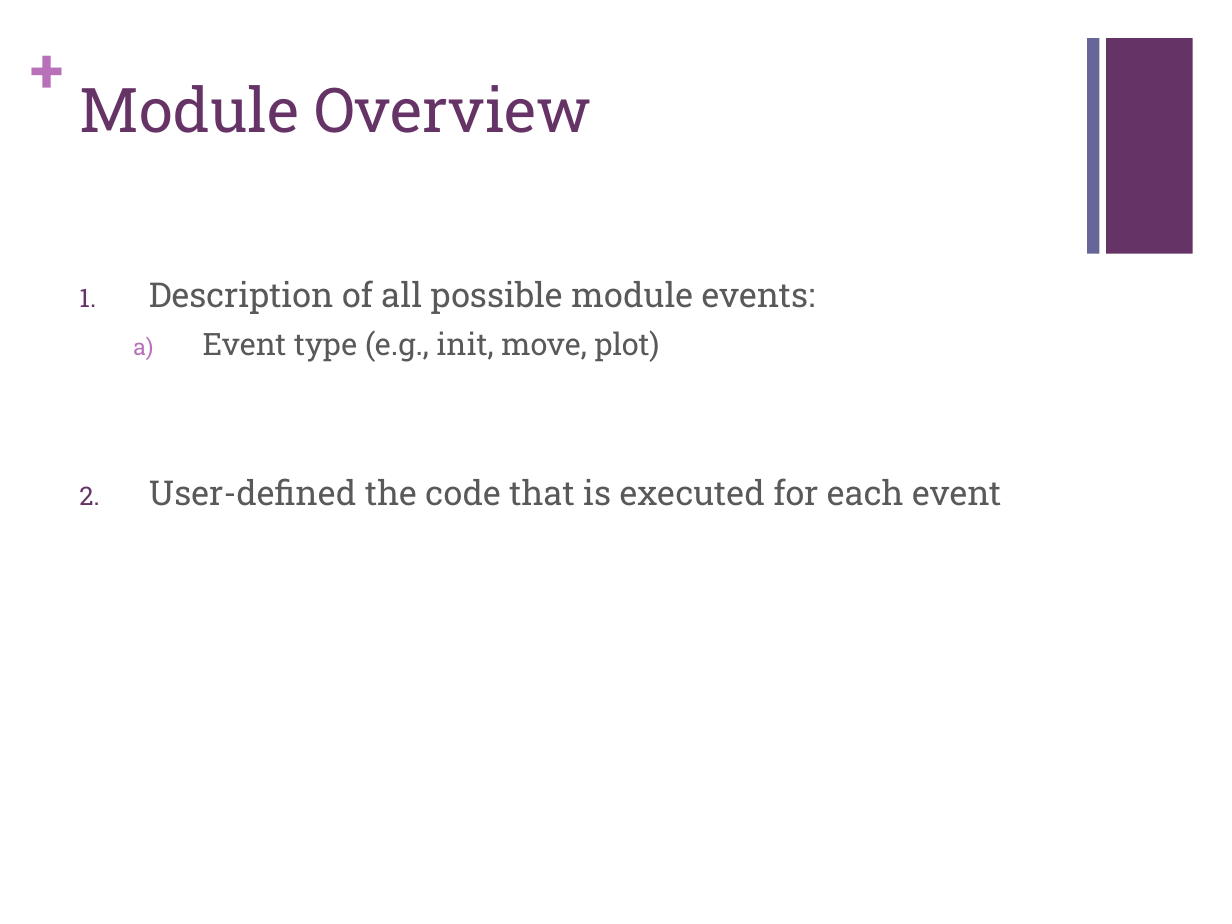
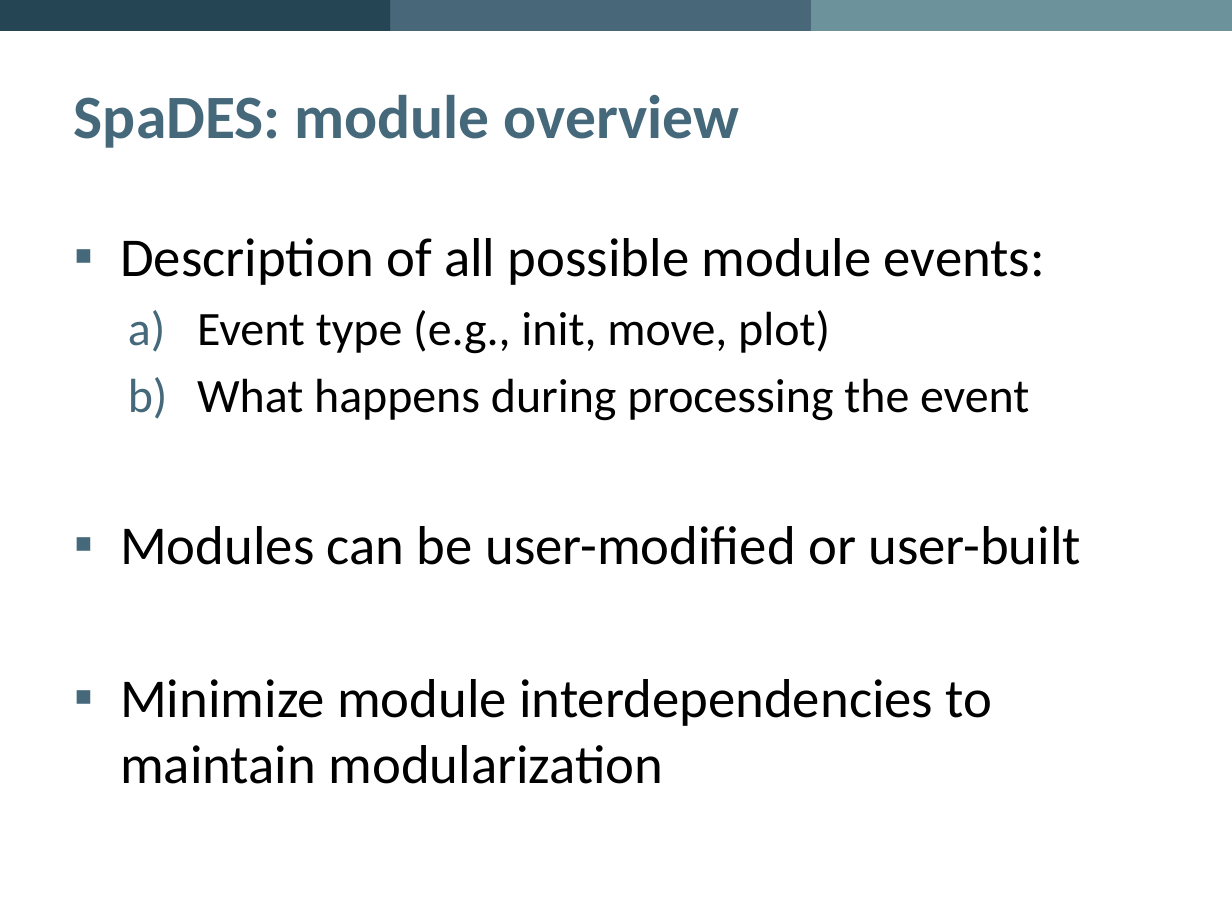
Before and after one commit to PredictiveEcology/SpaDES, a slide deck: slide 15 of development/SpaDES – Spatial Discrete Event Simulation.pptx (slide 11 before the commit). Drawn at 1232x924 pixels with LibreOffice and Linux fonts; fonts in the diff are those of the drawing; background and template pictures are left out. Boxes give left, top, right and bottom in pixels: in the first picture for what was removed or moved away, otherwise in the second. Text is boxed around its words. In the diff, an @@ line names an element or a change of style, - is before the commit and + after.

```diff
--- a/development/SpaDES – Spatial Discrete Event Simulation.pptx
+++ b/development/SpaDES – Spatial Discrete Event Simulation.pptx
@@ rectangle added at [0,0,391,31], fill #254555 @@
@@ rectangle added at [339,0,841,31], fill #486879 @@
@@ rectangle added at [811,0,1232,31], fill #6C939B @@
@@ text removed at [30,31,65,106] @@
-+
@@ title "SpaDES: module overview" at [74,94,740,148]: vertical alignment top to middle @@
@@ rectangle removed at [1087,38,1099,254] @@
@@ rectangle removed at [1106,38,1193,254] @@
@@ page number added at [1199,31,1220,32], 12 pt, text #000000 @@
+15
@@ title at [74,94,740,148]: text changed; font Roboto Slab to Calibri; text colour #663366 to #45697B; bold on @@
-Module Overview
+SpaDES: module overview
@@ text "Description of all possible module ...": place and size @@
-text "Description of all possible module ..." at [149,280,1001,506]
+text "Description of all possible module ..." at [120,238,1082,784]
@@ text at [120,238,1045,354]: size 20 to 32 pt in "Description of all possible module events:"; font Roboto Slab to Calibri, text colour #595959 to #000000 in "Description of all possible module events:", "Event type (e.g., init, move, plot)"; size 18 to 28 pt in "Event type (e.g., init, move, plot)"; bullet 1. to ▪; less space between paragraphs; bullet colour #663366 to #45697B; bullet colour #B870B8 to #45697B @@
@@ text at [120,378,1082,784]: text changed; size 20 to 32 pt; font Roboto Slab to Calibri; text colour #595959 to #000000 @@
-2. User-defined the code that is executed for each event
+  b) What happens during processing the event
+▪ Modules can be user-modified or user-built
+▪ Minimize module interdependencies to maintain modularization
```
Also in this commit, not shown: 5 other slides changed, 23 slides added, 5 slides removed, 3 other files.
